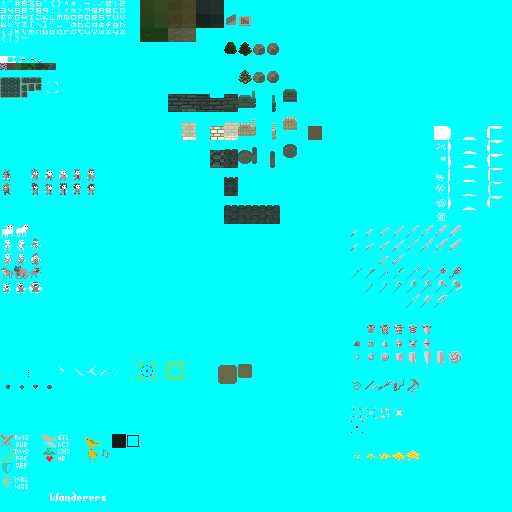
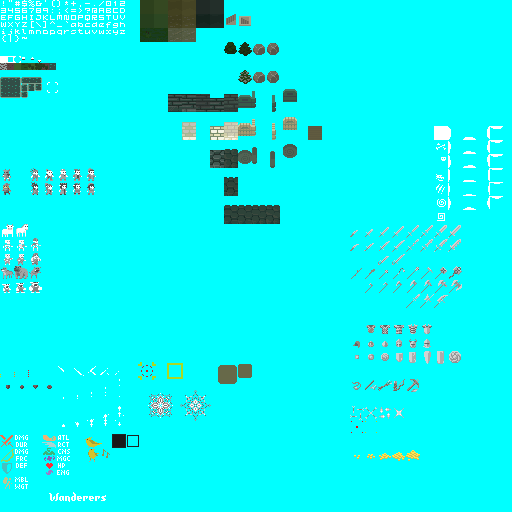
Layers edited between the first and the second 512x512 image:
painted on "Main" over [44, 379, 211, 475]
